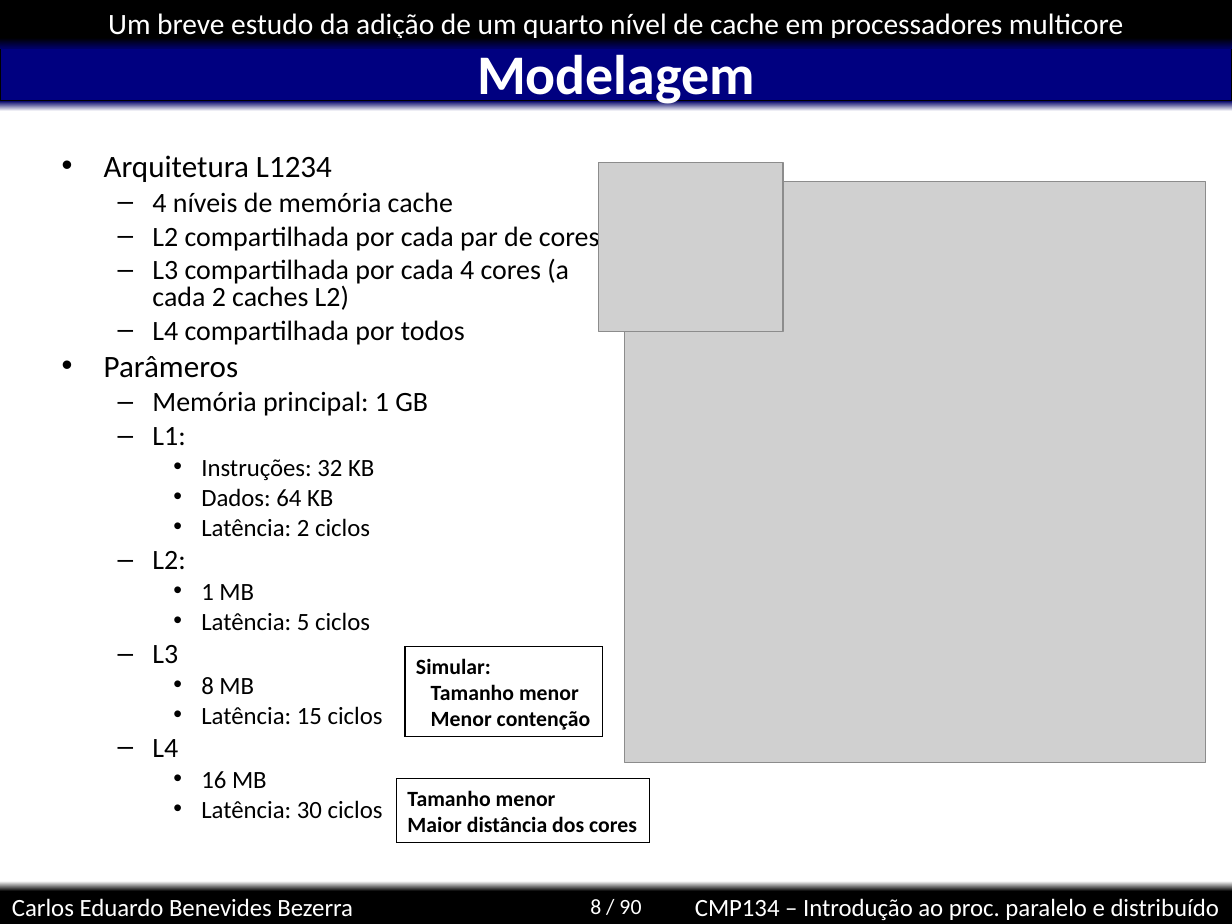
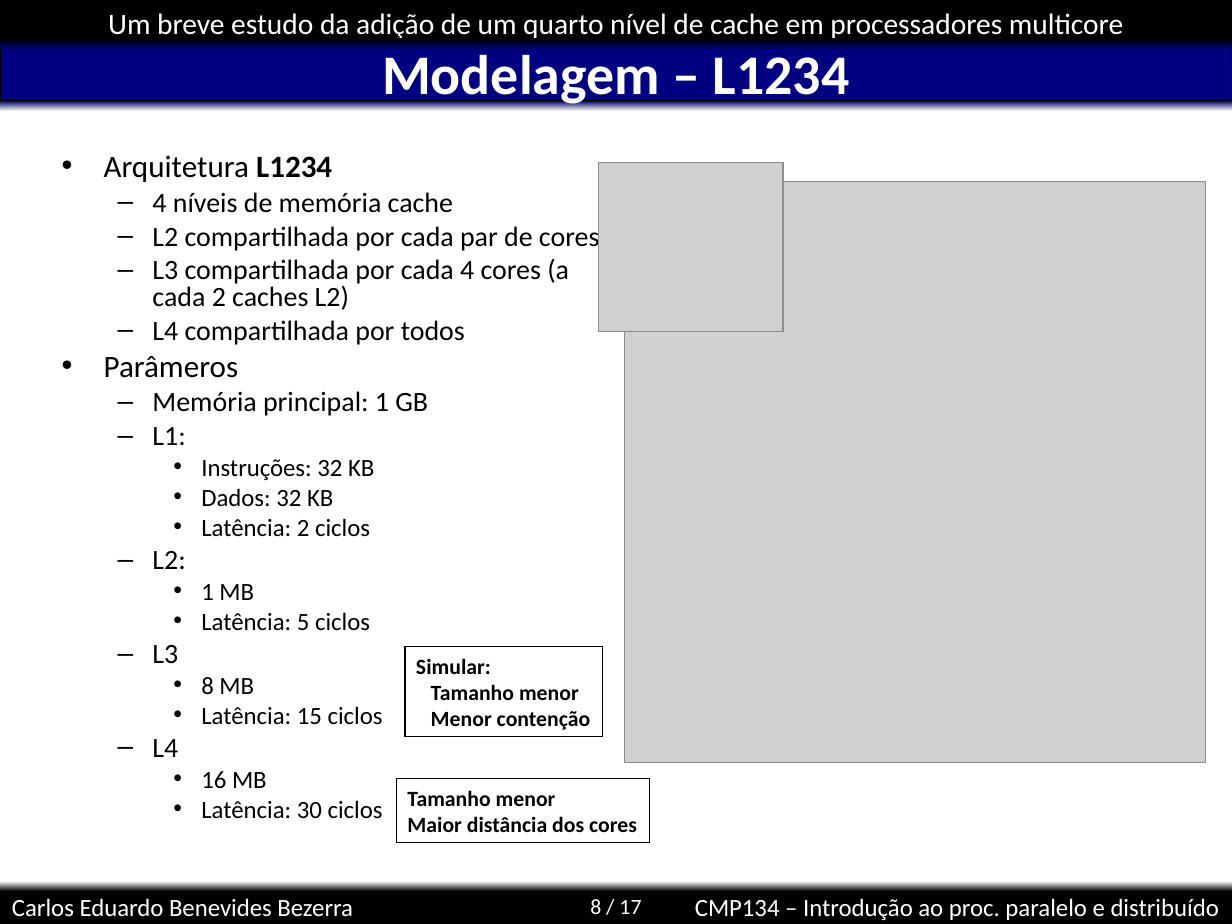
Before and after one commit to kdubezerra/kdubezerra, a slide deck: slide 8 of disciplinas/cmp134/simics/carloseduardo.ppt. Drawn at 1232x924 pixels with LibreOffice and Linux fonts; fonts in the diff are those of the drawing; grey boxes stand for pictures; background and template pictures are left out. Boxes give left, top, right and bottom in pixels: in the first picture for what was removed or moved away, otherwise in the second. Text is boxed around its words. In the diff, an @@ line names an element or a change of style, - is before the commit and + after.

```diff
--- a/disciplinas/cmp134/simics/carloseduardo.ppt
+++ b/disciplinas/cmp134/simics/carloseduardo.ppt
@@ title at (382,54,850,108): text changed @@
-Modelagem
+Modelagem – L1234
@@ text at (104,155,332,182): bold on in "L1234" @@
@@ text at (201,488,333,506): text changed @@
-    • Dados: 64 KB
+    • Dados: 32 KB
@@ page number at (590,899,641,914): text changed @@
-8 / 90
+8 / 17
```
Also in this commit, not shown: 6 other slides changed, 8 slides added, 2 other files.
